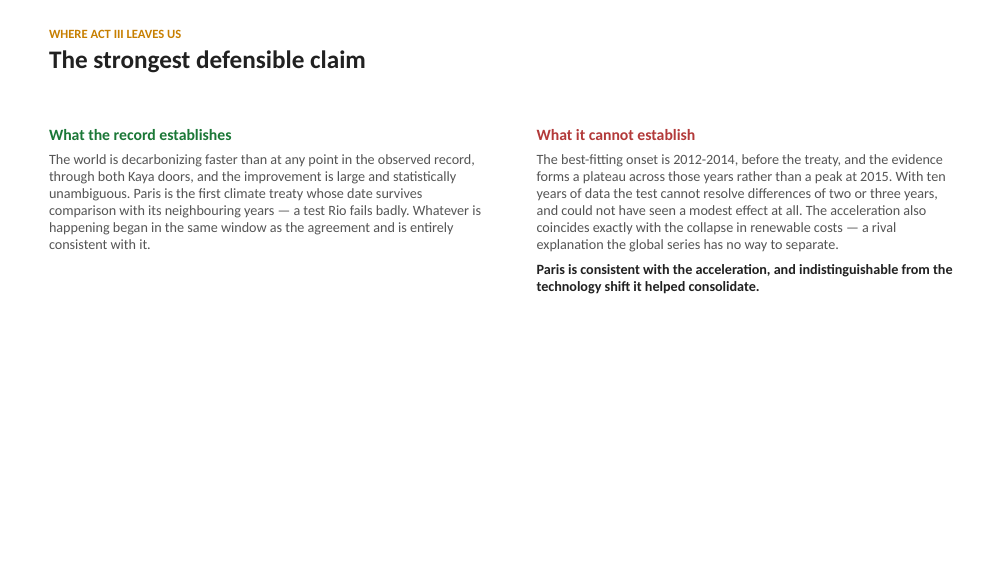
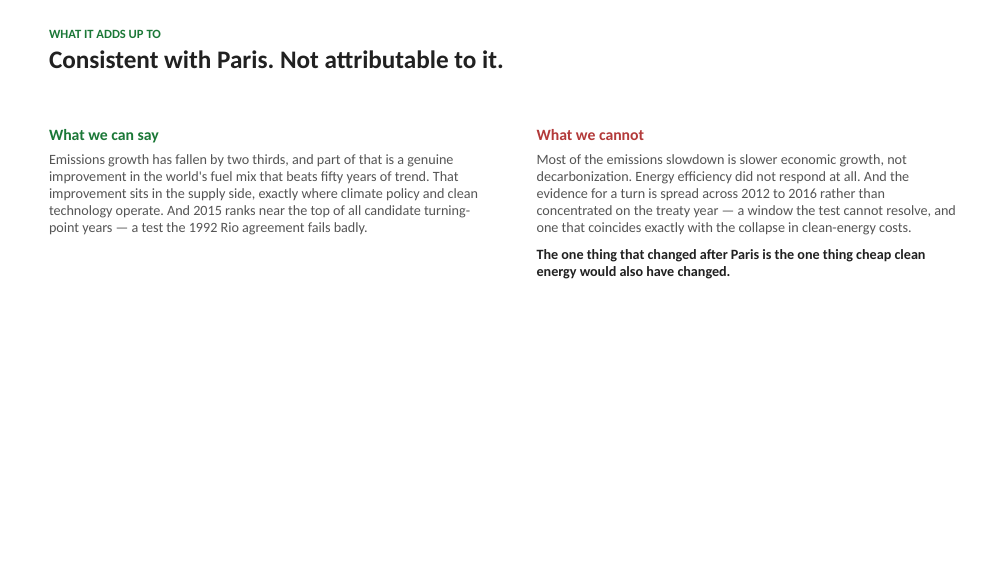
Before and after one commit to cwejnert/HDI-Happiness, a slide deck: slide 8 of carbon_breakpoints_takeaway_figures/paris_at_ten_world_deck.pptx (slide 15 before the commit). Drawn at 1008x567 pixels with LibreOffice and Linux fonts; fonts in the diff are those of the drawing. Boxes give left, top, right and bottom in pixels: in the first picture for what was removed or moved away, otherwise in the second. Text is boxed around its words. In the diff, an @@ line names an element or a change of style, - is before the commit and + after.

```diff
--- a/carbon_breakpoints_takeaway_figures/paris_at_ten_world_deck.pptx
+++ b/carbon_breakpoints_takeaway_figures/paris_at_ten_world_deck.pptx
@@ text at [49,29,504,68]: text changed @@
-WHERE ACT III LEAVES US
-The strongest defensible claim
+WHAT IT ADDS UP TO
+Consistent with Paris. Not attributable to it.
@@ text at [49,129,478,235]: text changed @@
-What the record establishes
-The world is decarbonizing faster than at any point in the observed record, through both Kaya doors, and the improvement is large and statistically unambiguous. Paris is the first climate treaty whose date survives comparison with its neighbouring years — a test Rio fails badly. Whatever is happening began in the same window as the agreement and is entirely consistent with it.
+What we can say
+Emissions growth has fallen by two thirds, and part of that is a genuine improvement in the world's fuel mix that beats fifty years of trend. That improvement sits in the supply side, exactly where climate policy and clean technology operate. And 2015 ranks near the top of all candidate turning-point years — a test the 1992 Rio agreement fails badly.
@@ text at [537,129,956,279]: text changed @@
-What it cannot establish
-The best-fitting onset is 2012-2014, before the treaty, and the evidence forms a plateau across those years rather than a peak at 2015. With ten years of data the test cannot resolve differences of two or three years, and could not have seen a modest effect at all. The acceleration also coincides exactly with the collapse in renewable costs — a rival explanation the global series has no way to separate.
-Paris is consistent with the acceleration, and indistinguishable from the technology shift it helped consolidate.
+What we cannot
+Most of the emissions slowdown is slower economic growth, not decarbonization. Energy efficiency did not respond at all. And the evidence for a turn is spread across 2012 to 2016 rather than concentrated on the treaty year — a window the test cannot resolve, and one that coincides exactly with the collapse in clean-energy costs.
+The one thing that changed after Paris is the one thing cheap clean energy would also have changed.
```
Also in this commit, not shown: 4 other slides changed, 6 slides added, 15 slides removed, 3 other files.
